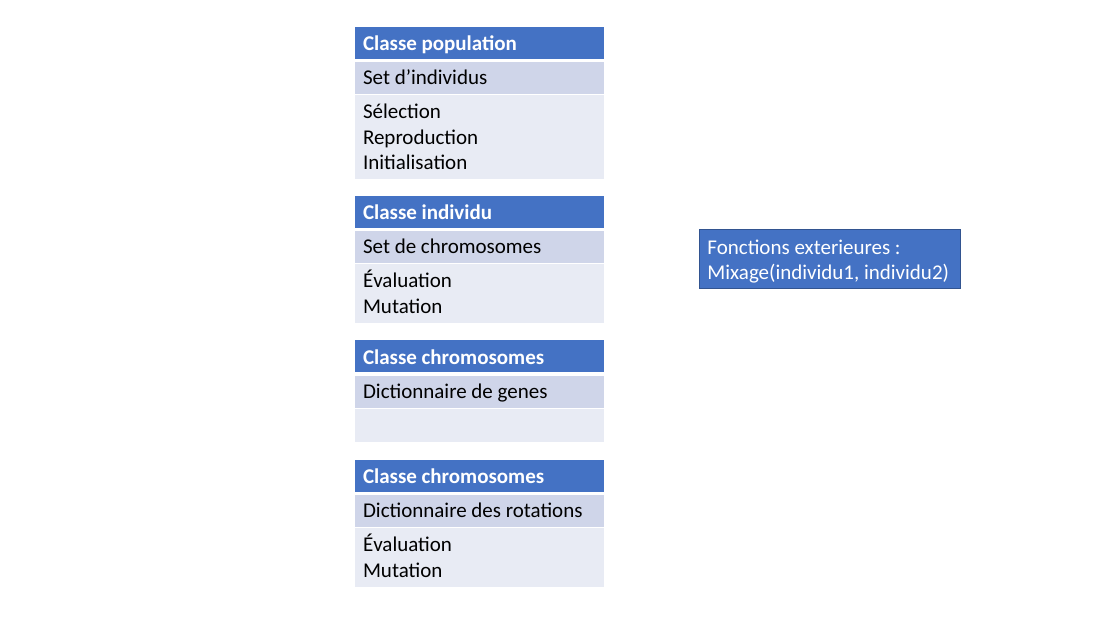
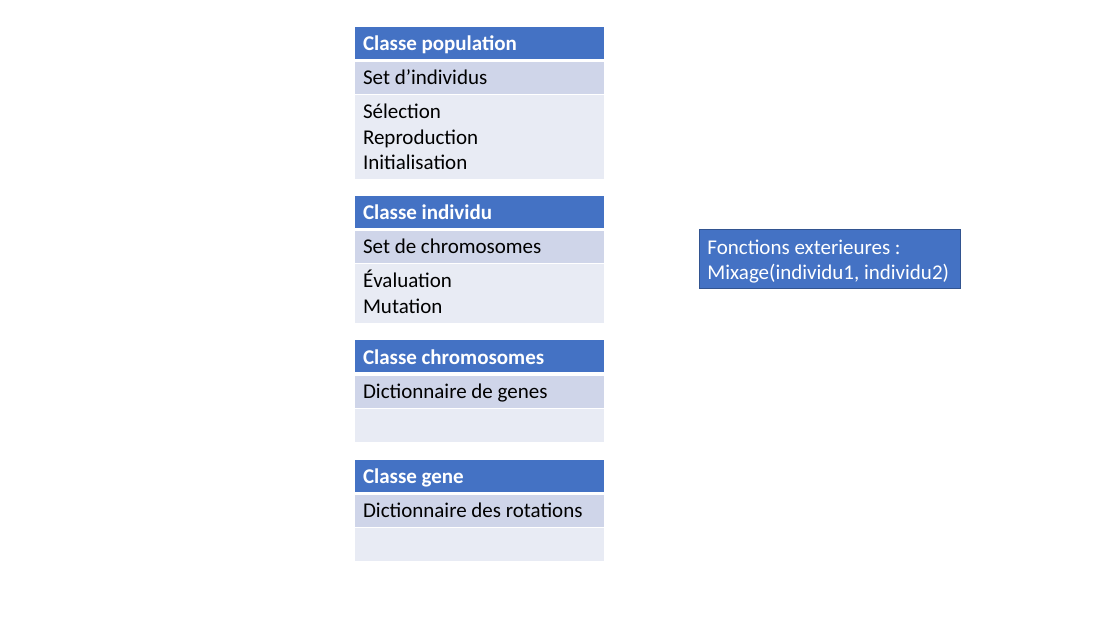
Before and after one commit to chloemuller/ei-jeux-evolutionnaires, a slide deck: slide 1 of documents/Schéma_de_la_structure_des_classes.pptx. Drawn at 1120x630 pixels with LibreOffice and Linux fonts; fonts in the diff are those of the drawing. Boxes give left, top, right and bottom in pixels: in the first picture for what was removed or moved away, otherwise in the second. Text is boxed around its words. In the diff, an @@ line names an element or a change of style, - is before the commit and + after.

```diff
--- a/documents/Schéma_de_la_structure_des_classes.pptx
+++ b/documents/Schéma_de_la_structure_des_classes.pptx
@@ table at box(355, 460, 605, 562) @@
-row 1, column 1: Classe chromosomes
+row 1, column 1: Classe gene
-row 3, column 1: Évaluation / Mutation
+row 3, column 1: 
```
